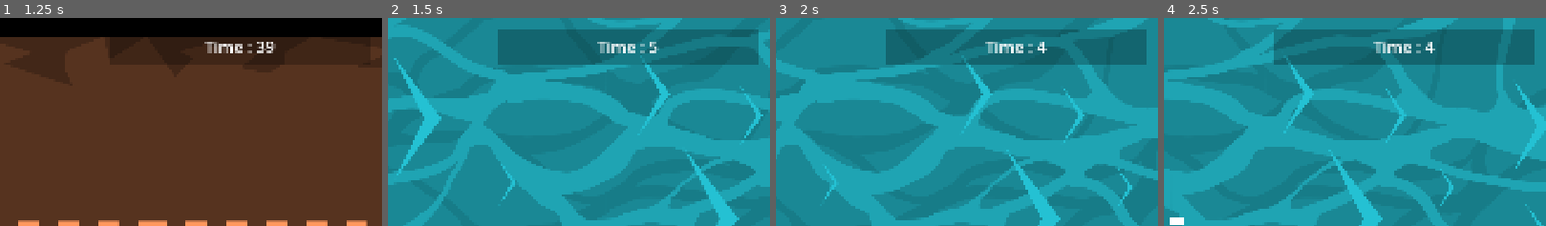
Above: before the commit, frames 1-4 (left to right).
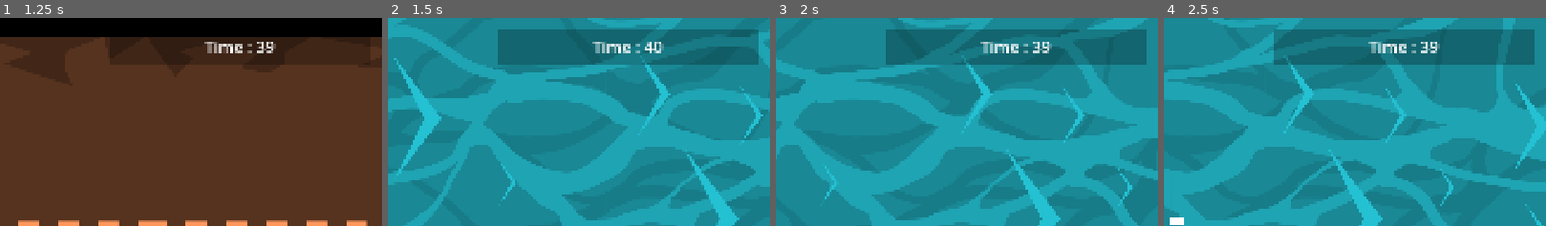
Above: after the commit, the same moments.

Repository: Yuna-Fr/AccessibilityGame
Game: Godot game, scene res://Scenes/Lvl_Circuit.tscn
Two runs of this game, one before a commit and one after it. Both use one fixed random seed, a clock stepped at 60 frames per second and the inputs below. Sound files missing from this copy of the repository are replaced by a short silence.
Inputs (mouse positions are % of the whole screen's width and height, from its top left):
- Up to frame 1 (1.25 s): tap Enter at 0.5 s; move the mouse to (16, 51) at 0.52 s; hold D (Move_Right) from 0.53 s (still down); hold Space (Action) from 0.53 s (still down); click (16, 51) at 0.67 s; tap W (Move_Up) at 0.77 s
- Up to frame 2 (1.5 s): keep holding D (Move_Right); move the mouse to (30, 55) at 1.27 s; release Space (Action) at 1.28 s; tap Q (SwapScene) at 1.35 s
- Up to frame 3 (2 s): keep holding D (Move_Right); tap W (Move_Up) at 1.52 s
- Up to frame 4 (2.5 s): move the mouse to (60, 28) at 2.02 s; release D (Move_Right) at 2.03 s; hold A (Move_Left) from 2.03 s (still down); hold Space (Action) from 2.03 s (still down)
The pictures show only the part of the screen within x 50-100%, y 0-50%; the shares and areas given below are measured in that part.

Frame 1 is identical in both runs. In frame 2, 0.7% of the frame differs, in the area x 53-73%, y 11-17%; in frame 3, 0.7%; in frame 4, 0.7%.

Commit message:
update leveltime to 40

Diff:
--- a/Scripts/S_ControllerShooter.gd
+++ b/Scripts/S_ControllerShooter.gd
@@ -9,7 +9,7 @@
 #Variables communes
 static var life: int = 3
 static var OneButton: bool = false
-static var LevelTime: float = 5
+static var LevelTime: float = 40
 var isdead: bool = false
 var canDie: bool = true
 #
